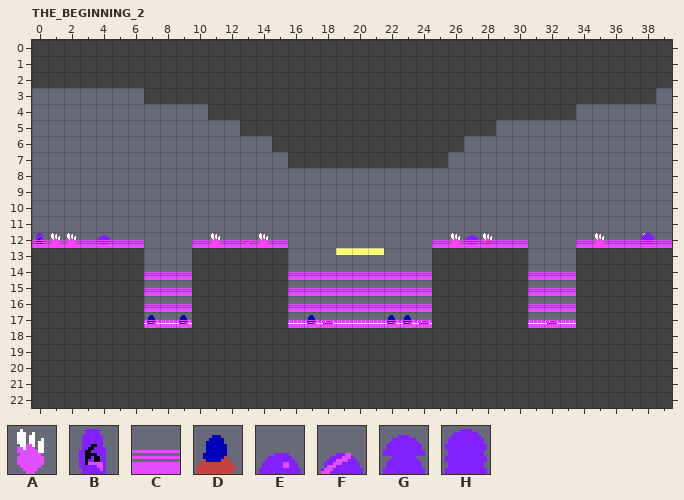
One commit to this LDtk project: Assets/Resources/LDtk/level_1.ldtk. Above: the version before the commit.
Cells are 16x16 px. Shown: THE_BEGINNING_2 x 0..39, y 0..22. The commit also changed other parts of the map, which this record leaves out.
Key: from "DECOR": A 0, B 35, C 56, D 74, E 97, F 98, G 99, H 100.
_ is an empty cell.
Layers that did not change in this view are not listed.
Layer "BACKGROUND_000" before, first column x 0:
 3 ________________________________________
 4 ________________________________________
 5 ________________________________________
 6 ________________________________________
 7 ________________________________________
 8 ________________________________________
 9 ________________________________________
10 ________________________________________
11 ________________________________________
12 _AA________A__A___________A_A______A__A_
13 ________________________________________
14 ________________________________________
15 ________________________________________
16 ________________________________________
17 ________________________________________
18 ________________________________________
Layer "BACKGROUND_100" before, first column x 0:
 3 ________________________________________
 4 ________________________________________
 5 ________________________________________
 6 ________________________________________
 7 ________________________________________
 8 ________________________________________
 9 ________________________________________
10 ________________________________________
11 ________________________________________
12 ____G________F______________E_________H_
13 ________________________________________
14 ________________________________________
15 ________________________________________
16 ________________________________________
17 _______D_D_______D____DD________________
18 ________________________________________
19 ________________________________________
20 ________________________________________
21 ________________________________________
22 ________________________________________
Layer "FOG" before, first column x 0:
 3 ________________________________________
 4 ________________________________________
 5 ________________________________________
 6 ________________________________________
 7 ________________________________________
 8 ________________________________________
 9 ________________________________________
10 ________________________________________
11 ________________________________________
12 CCCCCCC___CCCCCC_________CCCCCC___CCCCCC
13 ________________________________________
14 _______CCC______CCCCCCCCC______CCC______
15 _______CCC______CCCCCCCCC______CCC______
16 _______CCC______CCCCCCCCC______CCC______
17 _______CCC______CCCCCCCCC______CCC______
18 ________________________________________
19 ________________________________________
20 ________________________________________
21 ________________________________________
22 ________________________________________
New version:
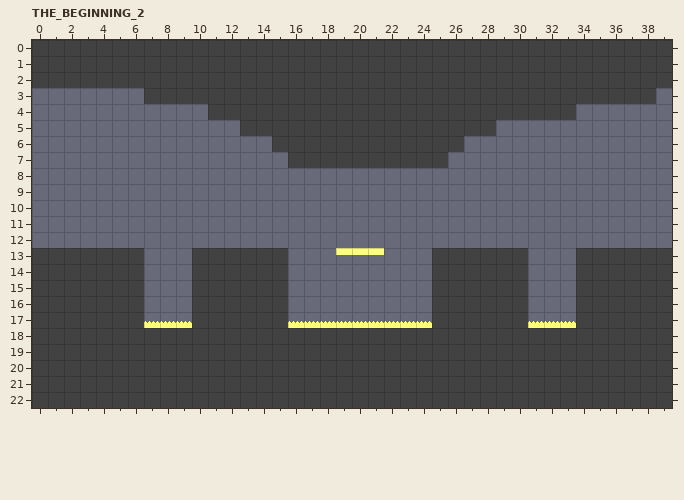
The exact change:
Changed rows in their new state; . is an unchanged cell.
Layer "BACKGROUND_000" (removed):
first column x 1:
12 __........_.._..........._._......_.._
Layer "BACKGROUND_100" (removed):
first column x 4:
12 _........_.............._........._
first column x 7:
17 _._......._....__
Layer "BACKGROUND_200" (removed):
first column x 0:
12 _.........................._
first column x 18:
17 _....._......._
Layer "FOG" (removed):
first column x 0:
12 _______...______.........______...______
14 .......___......_________......___......
15 .......___......_________......___......
16 .......___......_________......___......
17 .......___......_________......___......
Where, in picture pixels (left, top, right, bottom), the same in both pictures:
removed: (32, 233, 144, 248)
removed: (192, 233, 288, 248)
removed: (432, 233, 528, 248)
removed: (576, 233, 672, 248)
removed: (144, 272, 192, 328)
removed: (288, 272, 432, 328)
removed: (528, 272, 576, 328)
